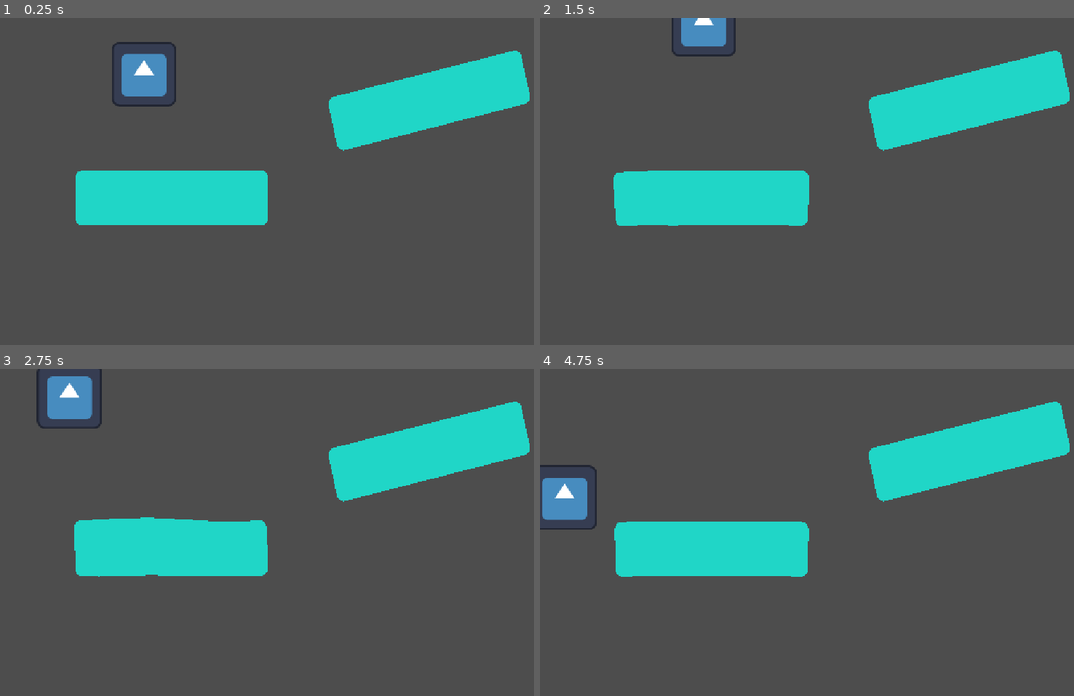
Above: before the commit, frames 1-4 (two rows, left to right).
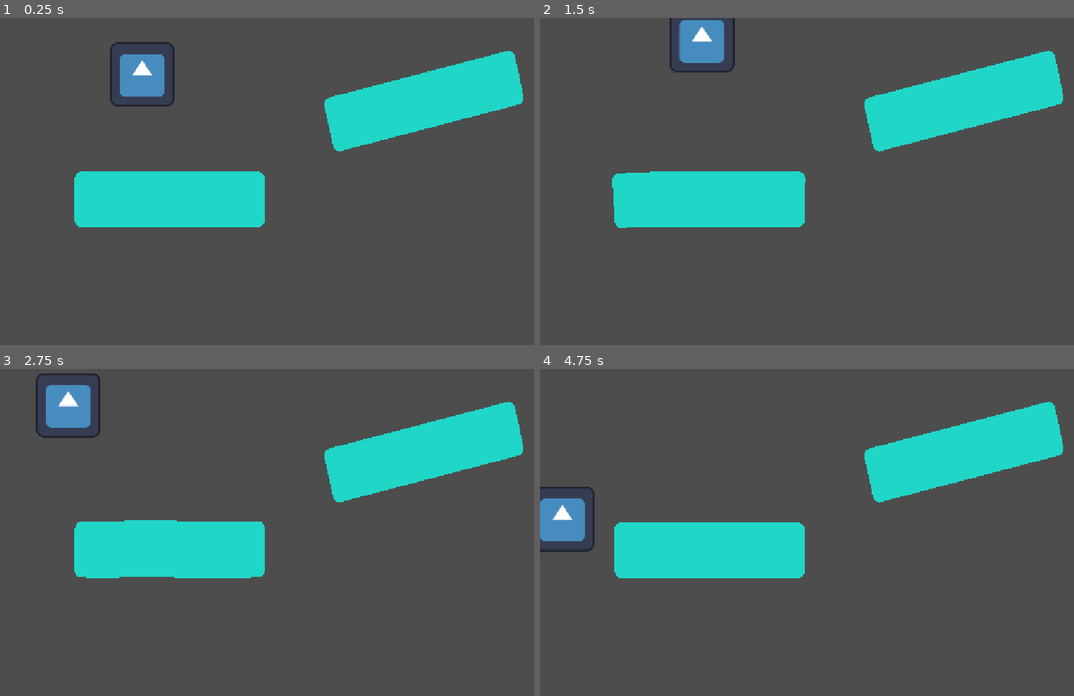
Above: after the commit, the same moments.

Repository: SlopInteractive/haven-2026
Game: Godot game, scene res://scenes/test/kap_test.tscn
Same seed, same stepped clock (60 frames per second), same inputs: the game is played once before the commit and once after it. The engine's default icon, where the game draws it, is replaced by a stand-in: a white triangle on a blue panel in a dark square.
Inputs (mouse positions are in pixels of both pictures, inside the frame that each line leads up to):
- Up to frame 1 (0.25 s): no input
- Up to frame 2 (1.5 s): tap Enter (ui_accept) at 0.5, 0.77 s; move the mouse to (956, 165) at 0.52 s; tap Right (player2_right) at 0.6, 1.35 s; click (956, 165) at 0.67 s; move the mouse to (716, 197) at 1.27 s
- Up to frame 3 (2.75 s): tap Enter (ui_accept) at 1.52 s; move the mouse to (347, 460) at 2.02 s; hold Left (player1_left) from 2.03 s (still down); tap Right (player2_right) at 2.1 s
- Up to frame 4 (4.75 s): move the mouse to (801, 597) at 2.77 s; release Left (player1_left) at 2.78 s; tap Right (player2_right) at 2.85, 3.6, 4.35 s; click (801, 597) at 2.92 s; tap Enter (ui_accept) at 3.02, 3.77, 4.52 s; move the mouse to (1004, 581) at 3.52 s; move the mouse to (657, 483) at 4.27 s; hold Left (player1_left) from 4.28 s (still down)

The runs differ from the first frame. In frame 1, 1.3% of the frame differs, in the area x 13-100%, y 7-64%; in frame 2, 1.9%; in frame 3, 2.0%; in frame 4, 2.5%, in the area x 0-100%, y 10-64%.

Commit message:
arena

Diff:
--- /dev/null
+++ b/prefabs/player.tscn
@@ -0,0 +1,21 @@
+[gd_scene format=3 uid="uid://mecpisjf1ohd"]
+
+[ext_resource type="Script" uid="uid://basudrj7khkap" path="res://scripts/player_controller.gd" id="1_60koi"]
+[ext_resource type="Texture2D" uid="uid://uelvhslkv8pv" path="res://icon.svg" id="2_n0lew"]
+
+[sub_resource type="RectangleShape2D" id="RectangleShape2D_88qri"]
+size = Vector2(56.181656, 77.75974)
+
+[node name="RigidBody2D" type="RigidBody2D" unique_id=826111072]
+lock_rotation = true
+script = ExtResource("1_60koi")
+bounce_delay = 0.01
+metadata/_edit_group_ = true
+
+[node name="Sprite2D" type="Sprite2D" parent="." unique_id=255464532]
+texture = ExtResource("2_n0lew")
+
+[node name="CollisionShape2D" type="CollisionShape2D" parent="." unique_id=735688710]
+position = Vector2(0, 12.063393)
+scale = Vector2(-1.645221, 1.0207363)
+shape = SubResource("RectangleShape2D_88qri")
--- a/scenes/test/kap_test.tscn
+++ b/scenes/test/kap_test.tscn
@@ -1,14 +1,10 @@
 [gd_scene format=3 uid="uid://cnvao3antjlyi"]
 
 [ext_resource type="PackedScene" uid="uid://brpvolci1fnnq" path="res://prefabs/platform.tscn" id="1_ofchl"]
-[ext_resource type="Texture2D" uid="uid://uelvhslkv8pv" path="res://icon.svg" id="2_88qri"]
-[ext_resource type="Script" uid="uid://basudrj7khkap" path="res://scripts/player_controller.gd" id="2_wa75g"]
-
-[sub_resource type="RectangleShape2D" id="RectangleShape2D_88qri"]
-size = Vector2(56.181656, 77.75974)
+[ext_resource type="PackedScene" uid="uid://mecpisjf1ohd" path="res://prefabs/player.tscn" id="2_ofchl"]
 
 [node name="KapTest" type="Node2D" unique_id=884624408]
-scale = Vector2(0.96877086, 1.0575527)
+scale = Vector2(0.9570627, 1.0654504)
 
 [node name="Platform" parent="." unique_id=489886513 instance=ExtResource("1_ofchl")]
 position = Vector2(882.5617, 178.71451)
@@ -19,17 +15,5 @@
 position = Vector2(350.96017, 362.1569)
 scale = Vector2(0.69153726, 0.8450366)
 
-[node name="RigidBody2D" type="RigidBody2D" parent="." unique_id=695376995]
+[node name="RigidBody2D" parent="." unique_id=826111072 instance=ExtResource("2_ofchl")]
 position = Vector2(294.18723, 78.483086)
-lock_rotation = true
-script = ExtResource("2_wa75g")
-bounce_delay = 0.01
-metadata/_edit_group_ = true
-
-[node name="Sprite2D" type="Sprite2D" parent="RigidBody2D" unique_id=964709701]
-texture = ExtResource("2_88qri")
-
-[node name="CollisionShape2D" type="CollisionShape2D" parent="RigidBody2D" unique_id=919512229]
-position = Vector2(0, 12.063393)
-scale = Vector2(-1.645221, 1.0207363)
-shape = SubResource("RectangleShape2D_88qri")
--- /dev/null
+++ b/scenes/test/test_arena.tscn
@@ -0,0 +1,28 @@
+[gd_scene format=3 uid="uid://irx7acu31q68"]
+
+[ext_resource type="PackedScene" uid="uid://mecpisjf1ohd" path="res://prefabs/player.tscn" id="1_x7yfq"]
+[ext_resource type="PackedScene" uid="uid://brpvolci1fnnq" path="res://prefabs/platform.tscn" id="2_xd32e"]
+
+[node name="TestArena" type="Node2D" unique_id=670349092]
+
+[node name="Player" parent="." unique_id=826111072 instance=ExtResource("1_x7yfq")]
+position = Vector2(535, 136)
+gravity_scale = 1.755
+move_speed = 500.0
+bounce_strength = 800.0
+
+[node name="Platform" parent="." unique_id=489886513 instance=ExtResource("2_xd32e")]
+position = Vector2(361, 777)
+scale = Vector2(1.005224, 0.7)
+
+[node name="Platform2" parent="." unique_id=307776202 instance=ExtResource("2_xd32e")]
+position = Vector2(1016, 622)
+scale = Vector2(1.005224, 0.7)
+
+[node name="Platform3" parent="." unique_id=706100489 instance=ExtResource("2_xd32e")]
+position = Vector2(1681, 783)
+scale = Vector2(1.005224, 0.7)
+
+[node name="Camera2D" type="Camera2D" parent="." unique_id=2108395026]
+position = Vector2(1009, 353)
+zoom = Vector2(0.48, 0.48)
